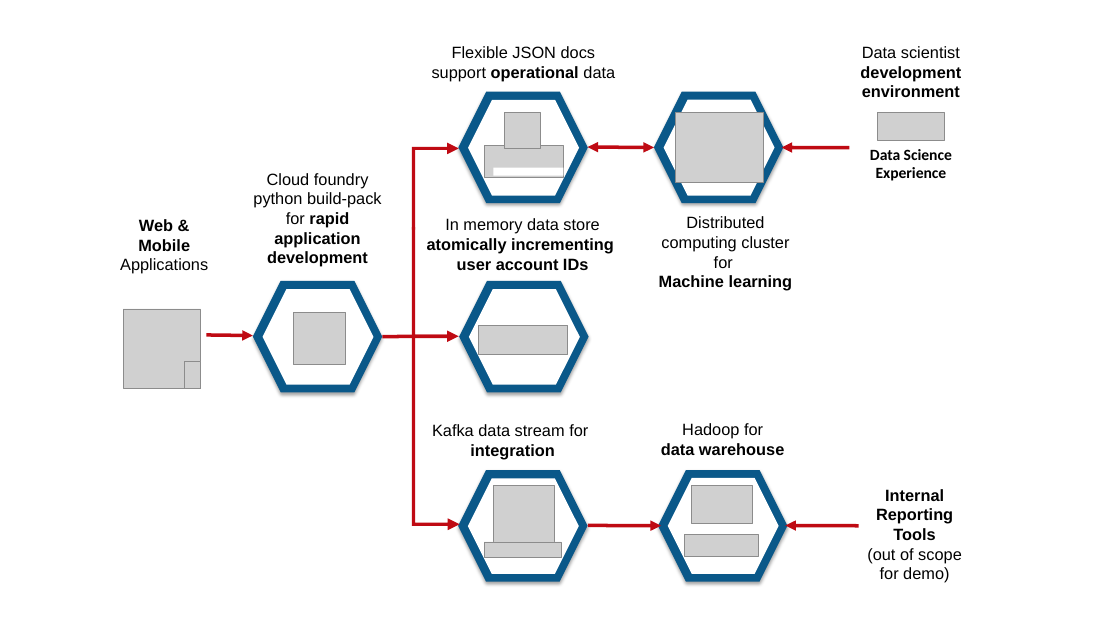
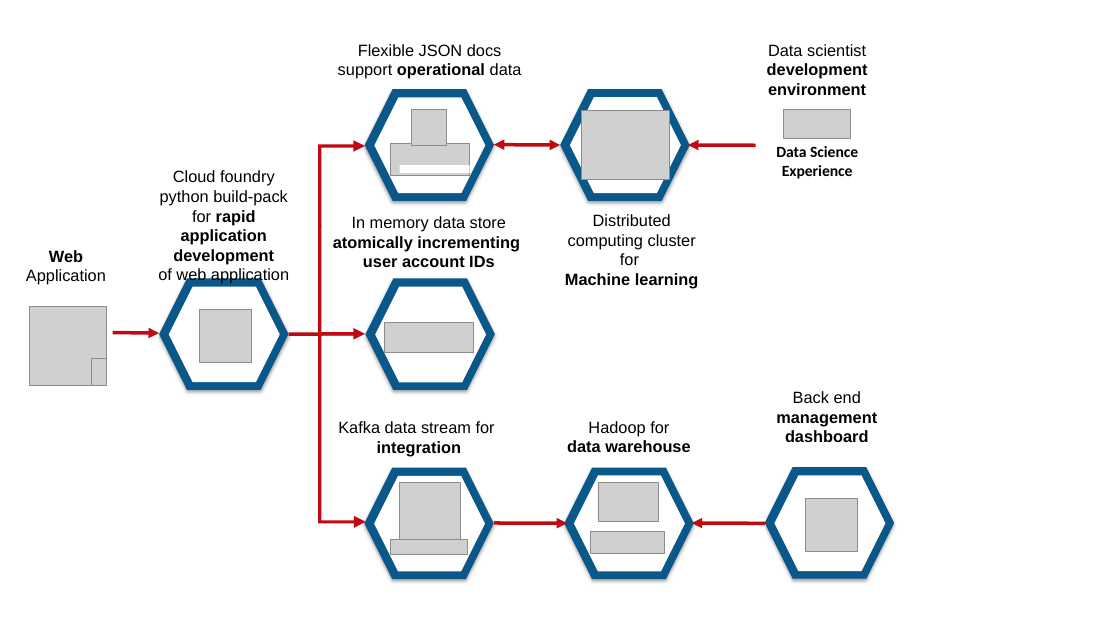
Before and after one commit to snowch/movie-recommender-demo, a slide deck: slide 1 of docs/movie_recommender_technologies.pptx. Drawn at 1120x630 pixels with LibreOffice and Linux fonts; fonts in the diff are those of the drawing; grey boxes stand for pictures; background and template pictures are left out. Boxes give left, top, right and bottom in pixels: in the first picture for what was removed or moved away, otherwise in the second. Text is boxed around its words. In the diff, an @@ line names an element or a change of style, - is before the commit and + after.

```diff
--- a/docs/movie_recommender_technologies.pptx
+++ b/docs/movie_recommender_technologies.pptx
@@ 7 hexagons, 5 pictures, 3 texts, 3 arrows, 1 bent up arrow: place and size @@
-7 hexagons, 5 pictures, 3 texts, 3 arrows, 1 bent up arrow at [253, 46, 961, 582]
+7 hexagons, 5 pictures, 3 texts, 3 arrows, 1 bent up arrow at [159, 44, 868, 580]
@@ text "Cloud foundry python build-pack for ...": place and size @@
-text "Cloud foundry python build-pack for ..." at [253, 173, 382, 267]
+text "Cloud foundry python build-pack for ..." at [158, 170, 289, 284]
@@ text at [26, 250, 106, 285]: text changed @@
-Web & Mobile
-Applications
+Web Application
@@ text at [158, 267, 289, 284]: paragraph added @@
+of web application
@@ 7 pictures, 5 hexagons, 4 texts, 2 bent up arrows, 1 rectangle, 1 double arrow, 1 line, 1 arrow: place and size @@
-7 pictures, 5 hexagons, 4 texts, 2 bent up arrows, 1 rectangle, 1 double arrow, 1 line, 1 arrow at [124, 99, 952, 574]
+7 pictures, 5 hexagons, 4 texts, 2 bent up arrows, 1 rectangle, 1 double arrow, 1 line, 1 arrow at [29, 97, 858, 571]
@@ text added at [776, 391, 877, 442], 14 pt, text #000000, bold @@
+Back end management dashboard
@@ hexagon added at [765, 467, 894, 579], fill #0A5889 @@
@@ hexagon added at [775, 476, 886, 571], fill #FFFFFF @@
@@ picture added at [805, 499, 857, 551] @@
@@ text removed at [867, 489, 962, 583] @@
-Internal Reporting
-Tools
-(out of scope for demo)
```
Also in this commit, not shown: 2 other files.
